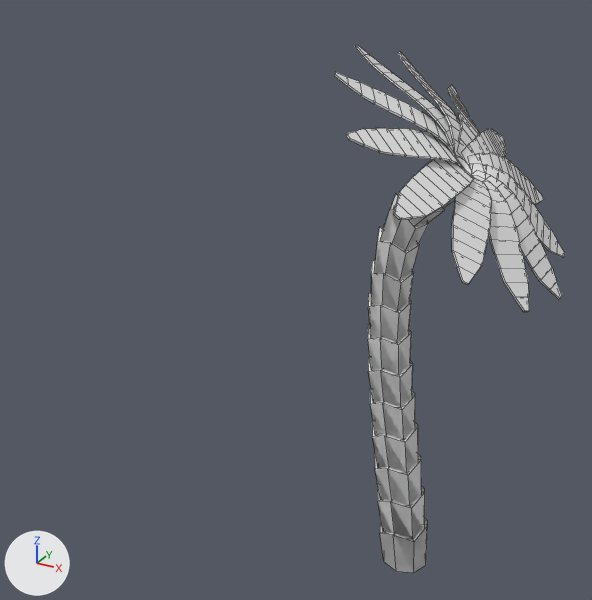
A saved change to the Blender file Assets/_Project/Model/Blender/Blender.blend.
Rendered twice from a 50 mm lens placed at (2.91, -8.3, 7.55), pointed at (-1.69, 0.06, 3.37). Every picture has the same lights, and +X, +Y and +Z are marked at lower left. Mesh edges are drawn as thin lines. The same objects are shown in both versions, whatever each file hides.

The scene before the commit, as lines of its bpy script (objects in view):
```python
me_chioma1 = bpy.data.meshes.new('Chioma1')
me_chioma1.from_pydata(...)  # 624 vertices, 600 faces; spans x -1.72..1.72, y -1.72..1.72, z -0.03..0.26
me_chioma1.polygons.foreach_set('use_smooth', [True] * 600)
me_circle = bpy.data.meshes.new('Circle')
me_circle.from_pydata(...)  # 17 vertices, 17 faces; spans x -0.338..0.338, y -0.338..0.338, z 0.0..0.606
me_tronco1 = bpy.data.meshes.new('Tronco1')
me_tronco1.from_pydata(...)  # 221 vertices, 221 faces; spans x -0.67..0.44, y -0.34..0.34, z 0.0..5.52
ob_chioma1 = bpy.data.objects.new('Chioma1', me_chioma1)
ob_chioma1.location = (0.3, 0.0, 5.3)
ob_chioma1.rotation_euler = (0.0, 0.785, 0.0)  # degrees (0, 45, 0)
ob_pezzotronco = bpy.data.objects.new('PezzoTronco', me_circle)
ob_pezzotronco.location = (0.0, 0.0, 0.0)
_m = ob_pezzotronco.modifiers.new('Array', 'ARRAY')
_m.count = 13
_m.relative_offset_displace = (0.0, 0.0, 1.0)
_m.use_object_offset = True
_m.offset_object = ob_pezzotroncoscala
_m = ob_pezzotronco.modifiers.new('Curve', 'CURVE')
_m.object = ob_troncocurva
_m.deform_axis = 'POS_Z'
ob_tronco1 = bpy.data.objects.new('Tronco1', me_tronco1)
ob_tronco1.location = (0.0, 0.0, 0.0)
```
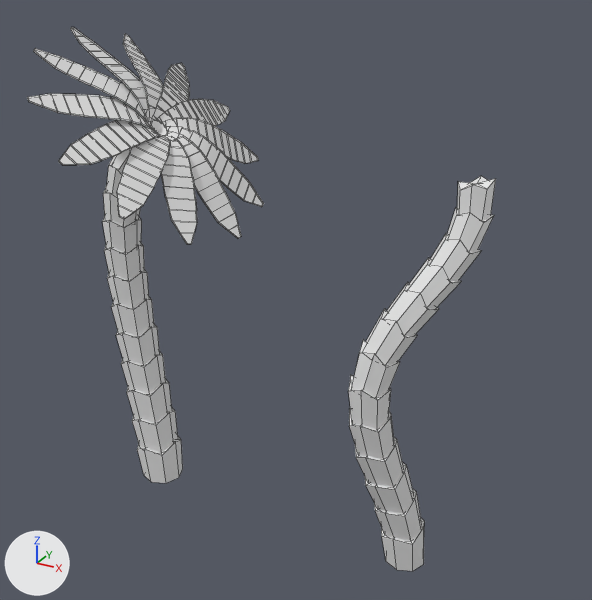
Location of each change, [x1, y1, x2, y2] in pixels of the pictures (592 x 600 px):
```json
{"object": "Chioma1", "change": "moved", "before": [334, 45, 565, 312], "after": [27, 27, 264, 244]}
{"object": "PezzoTronco", "change": "reshaped", "before": [368, 194, 453, 572], "after": [348, 176, 496, 571]}
{"object": "Tronco1", "change": "moved", "before": [368, 196, 454, 573], "after": [103, 148, 183, 483]}
```

The change, as JSON lines over the scene's bpy script:
```json
{"op": "remove", "block": "cu_béziercurve", "code": "_sp.bezier_points.foreach_set('co', [0.0, 0.0, 0.0, 0.0, 0.0, 5.0])"}
{"op": "remove", "block": "cu_béziercurve", "code": "_sp.bezier_points.foreach_set('handle_left', [0.0, 0.0, -1.0, -0.887, 0.0, 4.538])"}
{"op": "remove", "block": "cu_béziercurve", "code": "_sp.bezier_points.foreach_set('handle_right', [0.0, 0.0, 1.0, 0.887, 0.0, 5.462])"}
{"op": "remove", "block": "cu_béziercurve", "code": "for _p, _l, _r in zip(_sp.bezier_points, ['ALIGNED', 'ALIGNED'], ['ALIGNED', 'ALIGNED']): _p.handle_left_type = _l; _p.handle_right_type = _r"}
{"op": "set", "path": "_sp", "old": "cu_béziercurve.splines.new('BEZIER'); _sp.bezier_points.add(1)", "new": "cu_béziercurve.splines.new('BEZIER'); _sp.bezier_points.add(2)"}
{"op": "add", "block": "cu_béziercurve", "code": "_sp.bezier_points.foreach_set('co', [0.0, 0.0, 0.0, -0.4, -0.5, 2.7, 0.4, 0.4, 5.1])"}
{"op": "add", "block": "cu_béziercurve", "code": "_sp.bezier_points.foreach_set('handle_left', [0.0, 0.0, -1.0, -0.415, -0.5, 1.7, 0.59, 0.4, 4.118])"}
{"op": "add", "block": "cu_béziercurve", "code": "_sp.bezier_points.foreach_set('handle_right', [0.0, 0.0, 1.0, -0.385, -0.5, 3.7, 0.21, 0.4, 6.082])"}
{"op": "add", "block": "cu_béziercurve", "code": "for _p, _l, _r in zip(_sp.bezier_points, ['ALIGNED', 'ALIGNED', 'ALIGNED'], ['ALIGNED', 'ALIGNED', 'ALIGNED']): _p.handle_left_type = _l; _p.handle_right_type = _r"}
{"op": "add", "block": "ob_chioma1", "code": "ob_chioma1.parent = ob_tronco1"}
{"op": "set", "path": "ob_tronco1.location", "old": "(0.0, 0.0, 0.0)", "new": "(-4.0, 0.0, 0.0)"}
```
